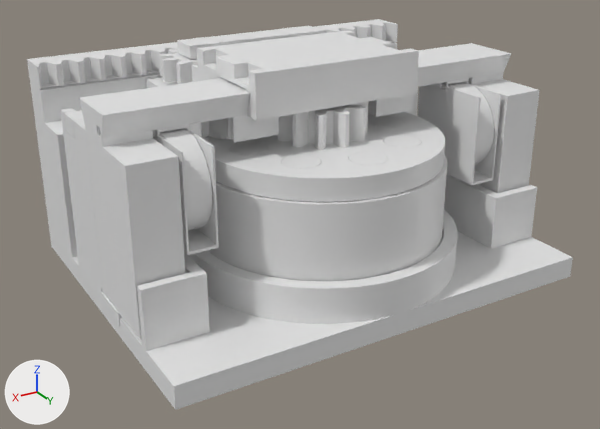
An edit to the Blender file 3-0/19.55_teleskop_v6_A/teleskop_v6.blend, drawn before and after from the same camera.
Before and after are seen from a 50 mm lens placed at (47.1, 89.5, 45.3), pointed at (1.4, 13.4, 7.2). Arrows for +X, +Y and +Z are at lower left; the lights stay in place. The picture after the commit comes second.

Names of what the first picture shows: 'TPU-подушки под ножками', 'Вибромоторы в ножках', 'Магниты на платформе', 'Макет мотора', 'Мост', 'Ножки моста (на кнопках)', 'Основание', 'Плавающая шестерня 2', 'Планка осей', 'Ползун', 'Тележка', 'Шестерня мотора' and 2 more.
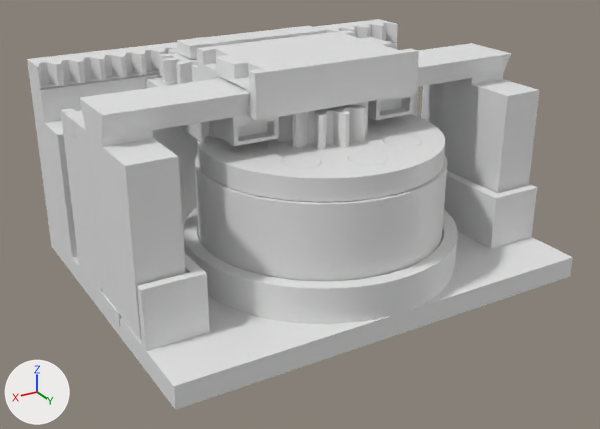
Pixel boxes (x1, y1, x2, y2) of what changed, in the pictures (600 x 429 px):
```json
{"object": "Мост", "change": "reshaped", "before": [79, 43, 511, 255], "after": [79, 43, 511, 146], "on screen": "51% shorter"}
{"object": "Вибромоторы в ножках", "change": "deleted", "before": [155, 82, 494, 231]}
{"part": 1, "of": "me_most", "change": "cut back", "before": [79, 98, 279, 255], "after": [212, 115, 279, 146]}
{"part": 2, "of": "me_most", "change": "cut back", "before": [368, 54, 511, 185], "after": [368, 94, 414, 120]}
```

Scene script edits in JSON lines:
```json
{"block": "me_most", "where": "# used by ob_мост; location = (0.0, 0.0, 0.0)"}
{"op": "remove", "block": "me_most", "code": "me_most.from_pydata(...)  # 664 vertices, 1340 faces; spans x -25.0..25.0, y 11.1..22.6, z 10.4..23.9"}
{"op": "add", "block": "me_most", "code": "me_most.from_pydata(...)  # 544 vertices, 1084 faces; spans x -25.0..25.0, y 11.1..18.1, z 18.3..23.9"}
{"block": "me_most", "change": "me_most part 1: 6 vertices moved within x 21.7..22.2, y 13.8..14.6, z 21.4; 68 vertices removed from x 6.2..25.0, y 12.1..22.6, z 10.4..22.4; 8 vertices added at x 6.2..11.4, y 12.1..17.1, z 18.3..20.3"}
{"block": "me_most", "change": "me_most part 2: 4 vertices moved within x -23.3..-22.4, y 13.8..14.6, z 21.4; 68 vertices removed from x -25.0..-6.2, y 12.1..22.6, z 10.4..22.4; 8 vertices added at x -11.4..-6.2, y 12.1..17.1, z 18.3..20.3"}
{"op": "remove", "block": "ob_вибромоторы_в_ножках", "code": ["ob_вибромоторы_в_ножках = bpy.data.objects.new('Вибромоторы в ножках', me_coins)", "ob_вибромоторы_в_ножках.location = (0.0, 0.0, 0.0)"]}
```
